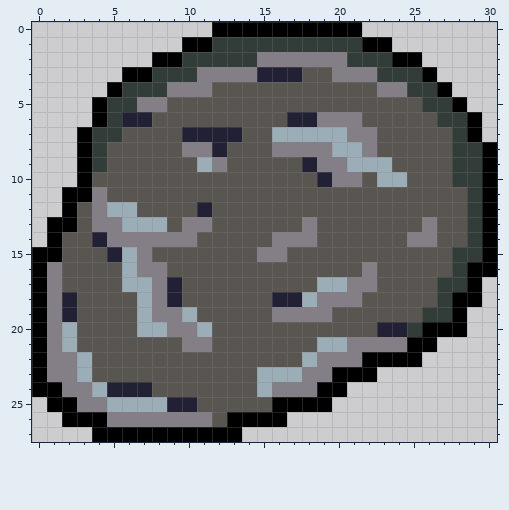
A pixel-art file gets an edit: assets/asteroid.aseprite. The picture above was drawn from the file before the commit.
32x32 pixels, 1 frame. The old version is drawn lined up with the new one, on the new canvas.
And afterwards:
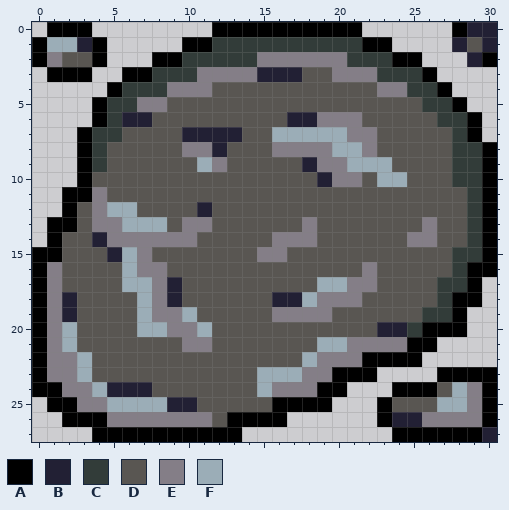
Palette (. is transparent): A #000000  B #222034  C #323c39  D #595652  E #847e87  F #9badb7
Diff:
canvas 32x32 -> 31x28, the old top-left corner now at -1,-4 (the part of the old canvas that was cut away was empty and is not shown)
Changed rows in their new state; - is an unchanged pixel.
first column x 0:
 0 -AAA------------------------ABB
 1 AFFBA-----------------------BDB
 2 AEDDA------------------------BA
 3 -AAA---------------------------
first column x 23:
23 ----AAAA
24 -AAADFEA
25 ADDDFFEA
26 ABBEEEEA
27 -AAAAAAB
